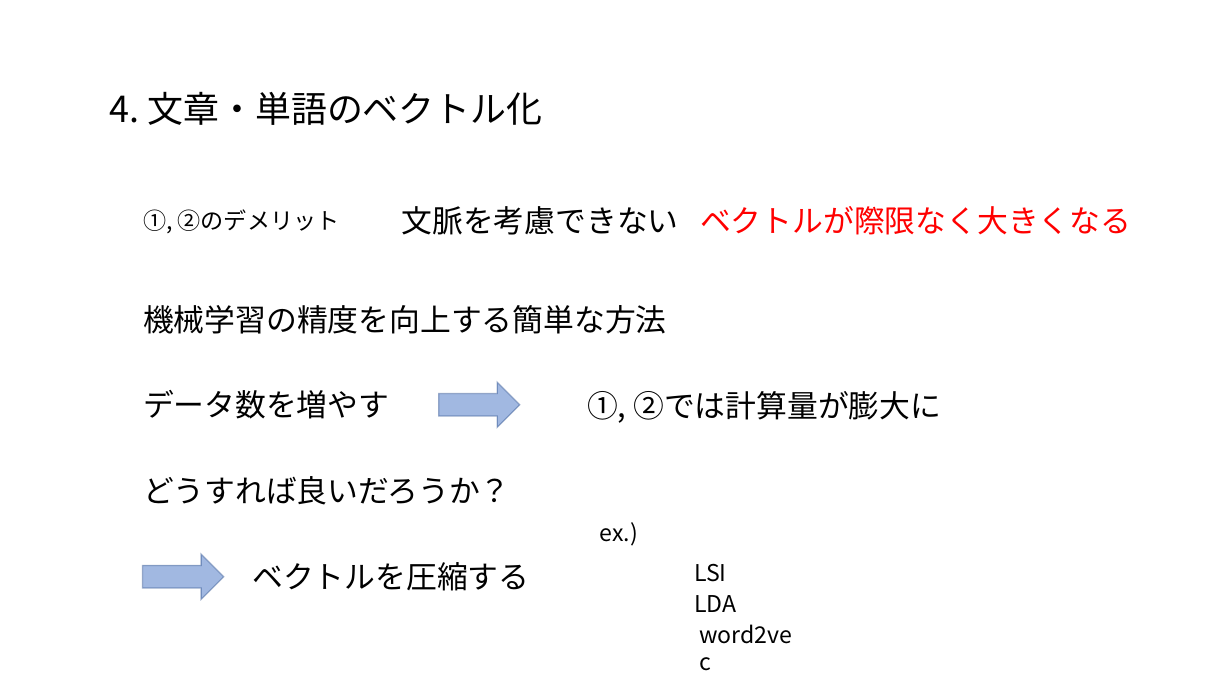
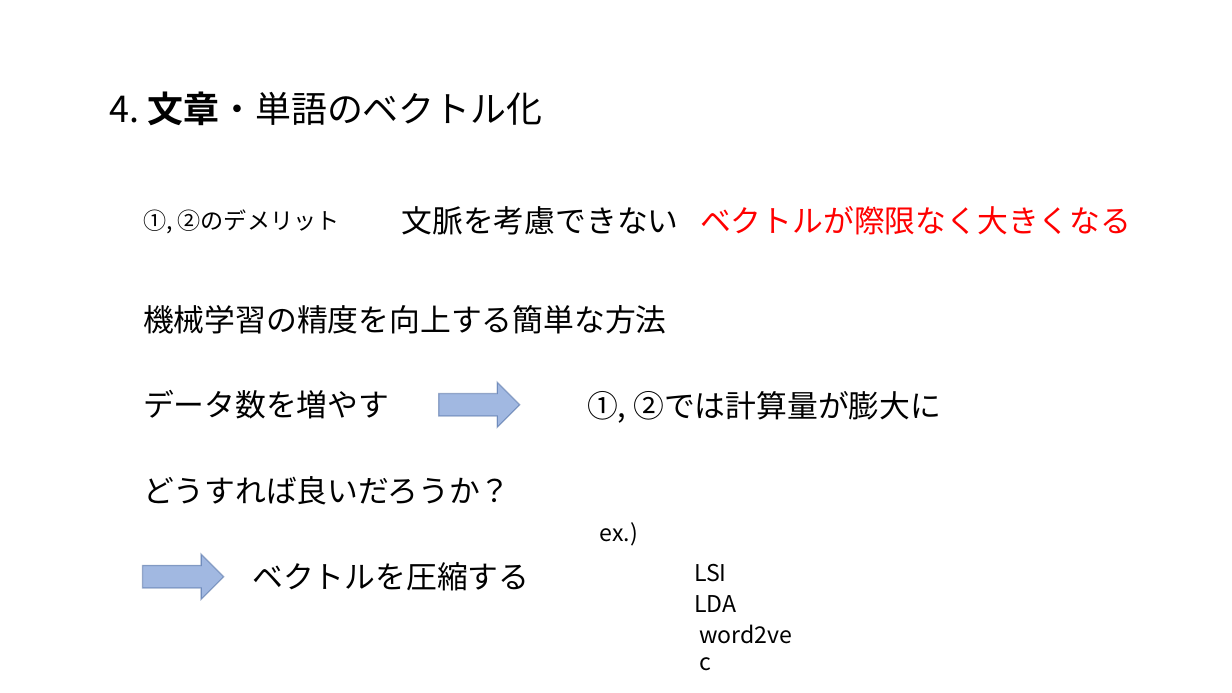
Before and after one commit to satetsu007/NLP_test, a slide deck: slide 13 of doc/NLP.pptx. Drawn at 1232x693 pixels with LibreOffice and Linux fonts; fonts in the diff are those of the drawing. Boxes give left, top, right and bottom in pixels: in the first picture for what was removed or moved away, otherwise in the second. Text is boxed around its words. In the diff, an @@ line names an element or a change of style, - is before the commit and + after.

```diff
--- a/doc/NLP.pptx
+++ b/doc/NLP.pptx
@@ text "4. 文章・単語のベクトル化" at (110,91,543,126): bold on in "文章・単語のベクトル化" @@
```
Also in this commit, not shown: 4 other slides changed, 29 slides added, 1 other file.
